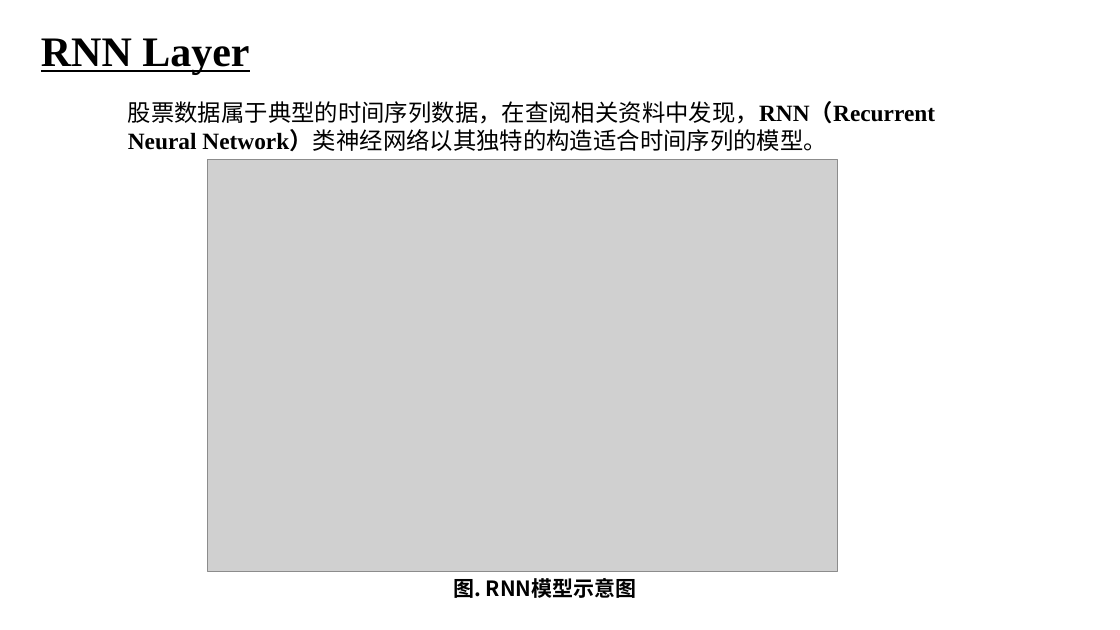
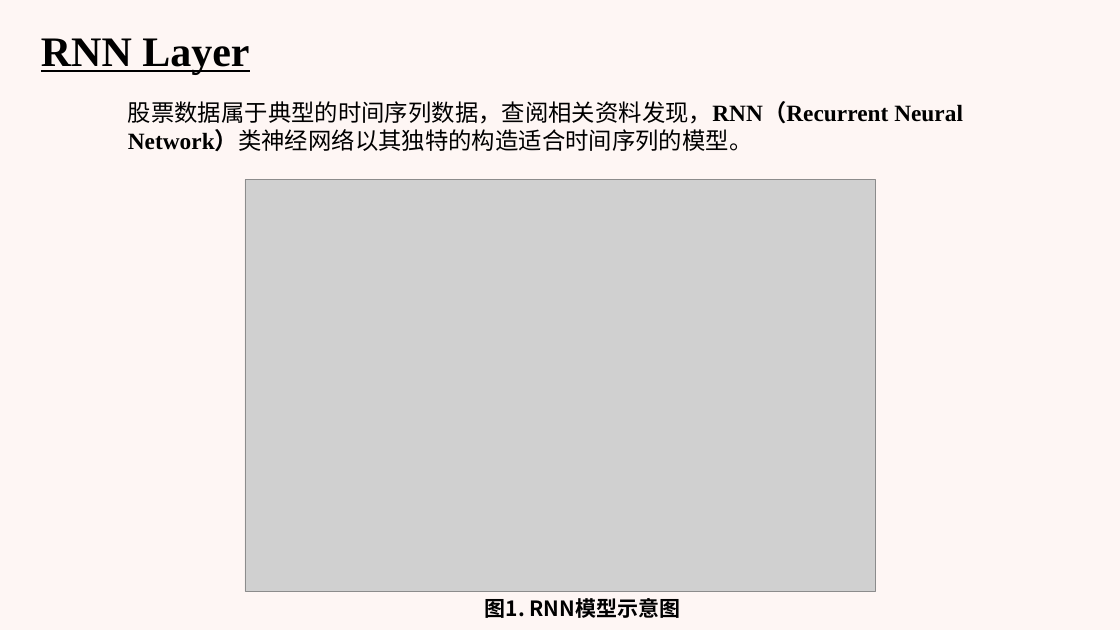
Before and after one commit to Jzzzi/Courses, a slide deck: slide 5 of introToAi/FinalPre/人工智能导论 股票预测.pptx. Drawn at 1120x630 pixels with LibreOffice and Linux fonts; fonts in the diff are those of the drawing; grey boxes stand for pictures. Boxes give left, top, right and bottom in pixels: in the first picture for what was removed or moved away, otherwise in the second. Text is boxed around its words. In the diff, an @@ line names an element or a change of style, - is before the commit and + after.

```diff
--- a/introToAi/FinalPre/人工智能导论 股票预测.pptx
+++ b/introToAi/FinalPre/人工智能导论 股票预测.pptx
@@ background #FFFFFF to #FEF6F4 @@
@@ text at <box>128,101,963,151</box>: text changed @@
-股票数据属于典型的时间序列数据，在查阅相关资料中发现，RNN（Recurrent Neural Network）类神经网络以其独特的构造适合时间序列的模型。
+股票数据属于典型的时间序列数据，查阅相关资料发现，RNN（Recurrent Neural Network）类神经网络以其独特的构造适合时间序列的模型。
@@ picture: place and size @@
-picture at <box>208,160,838,571</box>
+picture at <box>245,180,875,592</box>
@@ text at <box>485,598,681,618</box>: text changed @@
-图. RNN模型示意图
+图1. RNN模型示意图
```
Also in this commit, not shown: 12 other slides changed, 4 slides added, 2 slides removed, 4 other files.
